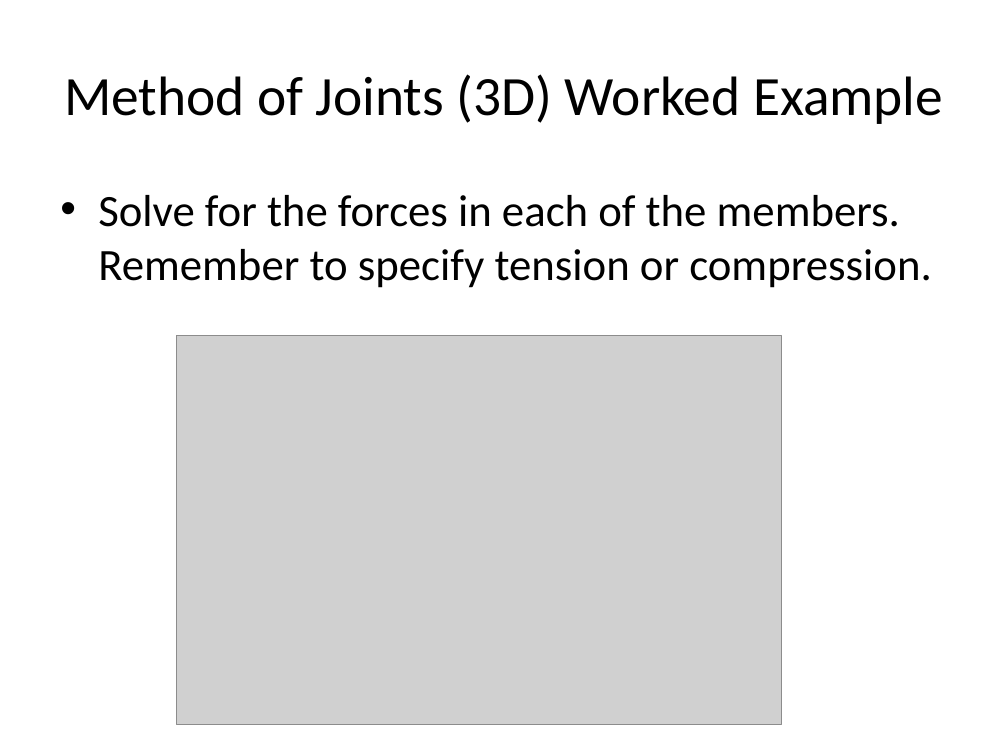
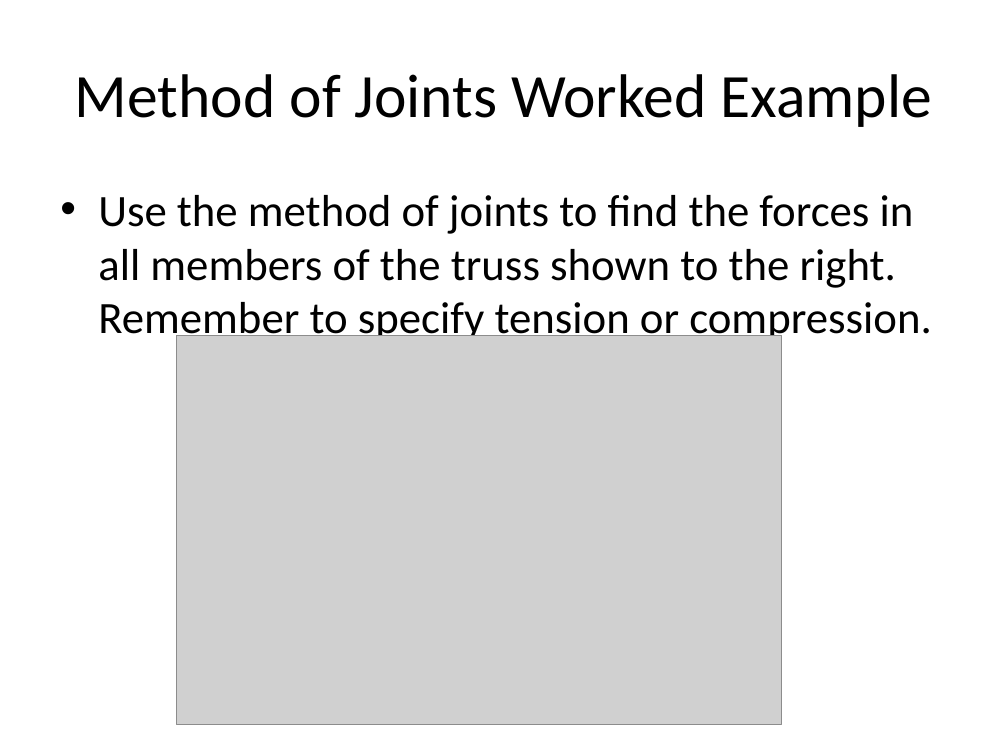
Before and after one commit to JacobMoore/mechanics_textbook, a slide deck: slide 13 of Lecture Slides/VideoLectureSlides/5.4.pptx (slide 12 before the commit). Drawn at 1008x756 pixels with LibreOffice and Linux fonts; fonts in the diff are those of the drawing; grey boxes stand for pictures. Boxes give left, top, right and bottom in pixels: in the first picture for what was removed or moved away, otherwise in the second. Text is boxed around its words. In the diff, an @@ line names an element or a change of style, - is before the commit and + after.

Commit message:
Added worked examples and typo fixes

```diff
--- a/Lecture Slides/VideoLectureSlides/5.4.pptx
+++ b/Lecture Slides/VideoLectureSlides/5.4.pptx
@@ title at <box>75,74,931,127</box>: text changed; size 39.6 to 44 pt @@
-Method of Joints (3D) Worked Example
+Method of Joints Worked Example
@@ text at <box>98,195,932,345</box>: text changed @@
-• Solve for the forces in each of the members. Remember to specify tension or compression.
+• Use the method of joints to find the forces in all members of the truss shown to the right. Remember to specify tension or compression.
```
Also in this commit, not shown: 2 other slides changed, 2 slides added, 22 other files.
